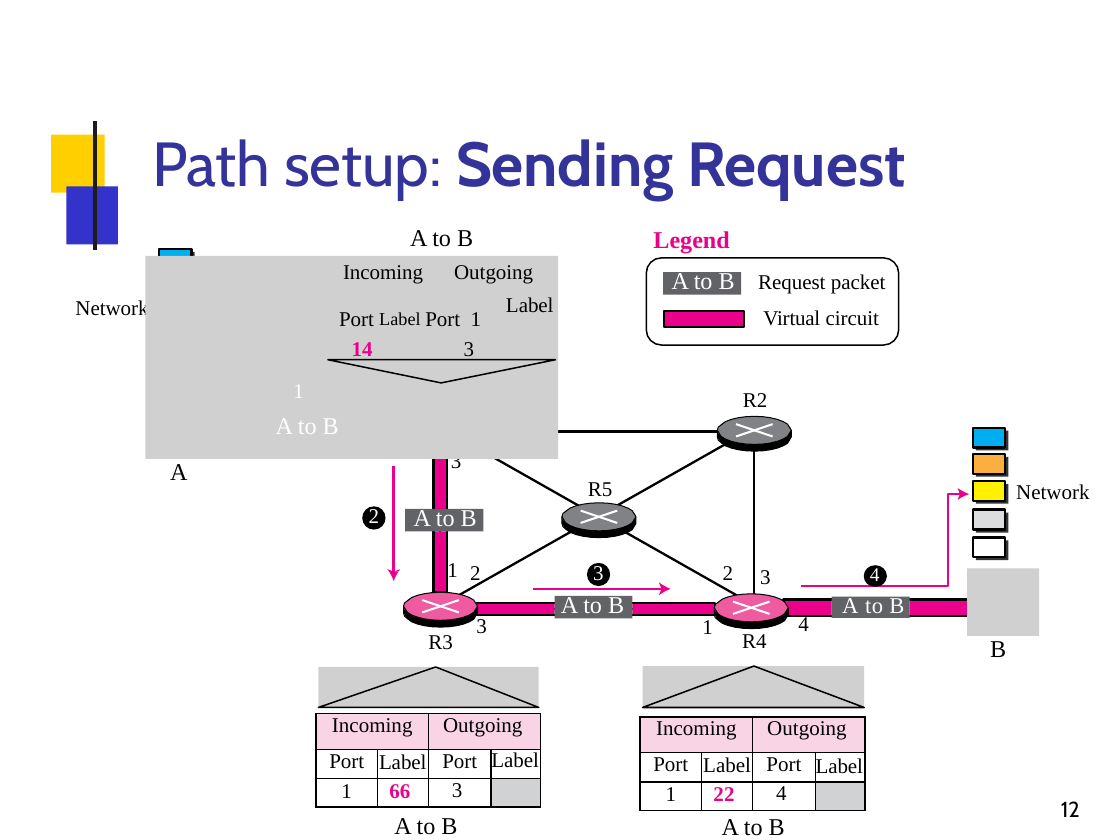
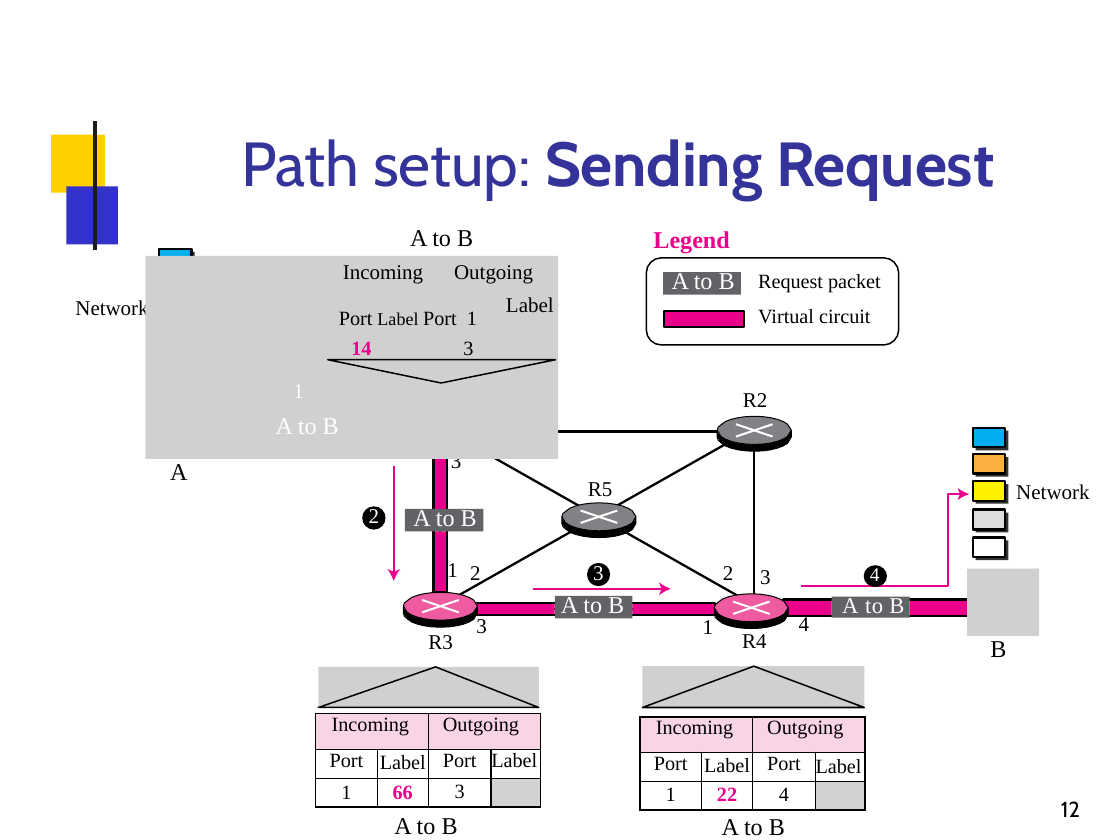
Before and after one commit to Al0nesauurs/etc, a slide deck: slide 12 of networkStudy/2015-02-204421-ipv4-parti.pptx. Drawn at 1120x840 pixels with LibreOffice and Linux fonts; fonts in the diff are those of the drawing; grey boxes stand for pictures; background and template pictures are left out. Boxes give left, top, right and bottom in pixels: in the first picture for what was removed or moved away, otherwise in the second. Text is boxed around its words. In the diff, an @@ line names an element or a change of style, - is before the commit and + after.

```diff
--- a/networkStudy/2015-02-204421-ipv4-parti.pptx
+++ b/networkStudy/2015-02-204421-ipv4-parti.pptx
@@ title "Path setup: Sending Request" at <box>241,139,994,201</box>: alignment left to centre @@
@@ text "Request packet Virtual circuit" at <box>758,274,881,324</box>: size 13.5 to 13 pt; letter spacing -0.1 to 0 pt in "Virtual" @@
@@ text "Port Label Port 1 14 ..." at <box>339,311,477,355</box>: size 13.5 to 13 pt in "Port Port 1 14 3"; size 20.2 to 20 pt in "Label"; letter spacing 0.1 to 0 pt in "1 14 3" @@
@@ freeform shape at <box>440,431,754,608</box>: outline redrawn @@
@@ table at <box>316,713,541,806</box> @@
@@ size 13.5 to 13 pt @@
@@ letter spacing 0.1 to 0 pt in "Incoming", "Outgoing", "66" @@
@@ letter spacing -0.1 to 0 pt in "Label", "Label" @@
@@ line spacing 15.6pt to 15.5pt @@
@@ line spacing 15.8pt to 15.9pt @@
@@ table at <box>640,717,865,810</box> @@
@@ size 13.5 to 13 pt @@
@@ letter spacing 0.1 to 0 pt in "Incoming", "Outgoing", "Port", "Port" and 1 more places @@
@@ letter spacing -0.1 to 0 pt in "Label", "Label" @@
@@ line spacing 15.7pt to 15.6pt @@
@@ line spacing 15.2pt to 15.1pt @@
```
Also in this commit, not shown: 42 other slides changed, 1 other file.
